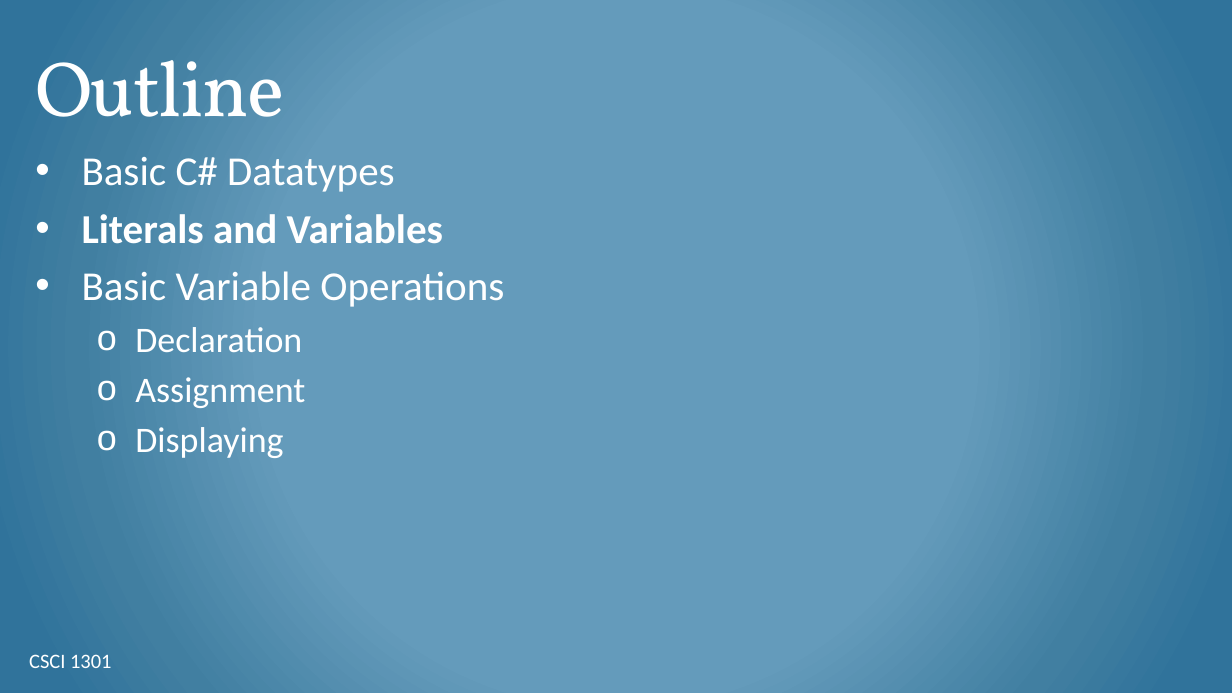
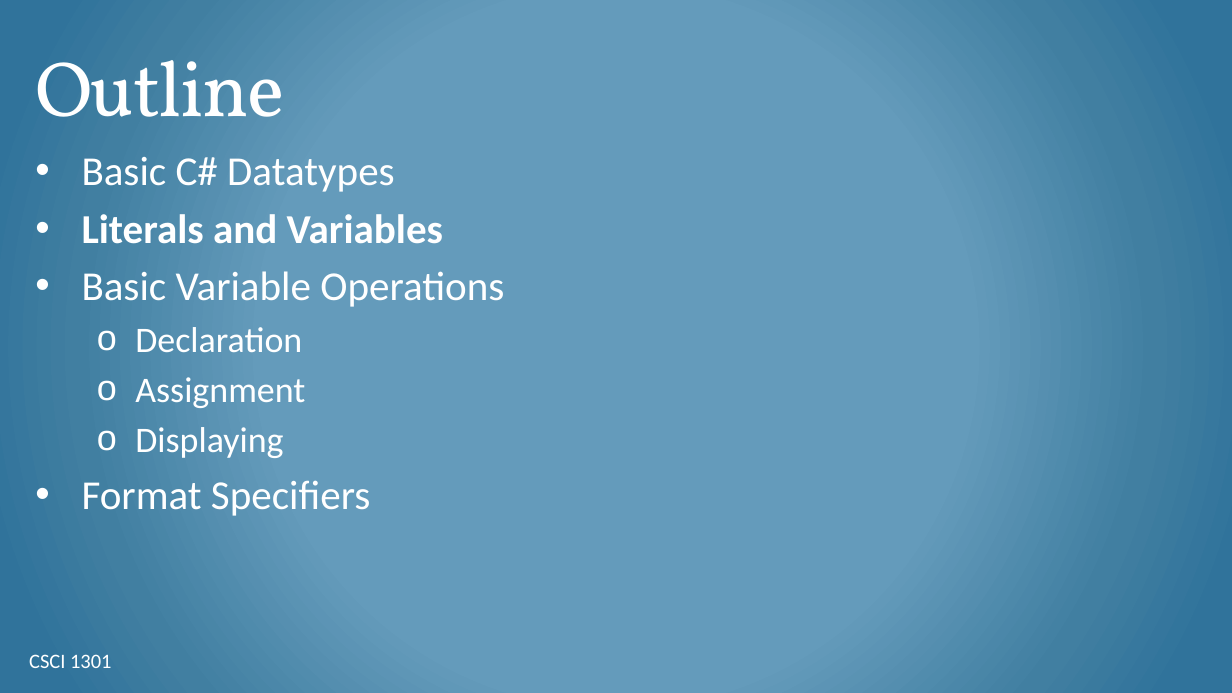
Before and after one commit to csci-1301/csci-1301.github.io, a slide deck: slide 6 of lectures/030_datatypes_and_variables/Datatypes-Variables.pptx. Drawn at 1232x693 pixels with LibreOffice and Linux fonts; fonts in the diff are those of the drawing; background and template pictures are left out. Boxes give left, top, right and bottom in pixels: in the first picture for what was removed or moved away, otherwise in the second. Text is boxed around its words. In the diff, an @@ line names an element or a change of style, - is before the commit and + after.

```diff
--- a/lectures/030_datatypes_and_variables/Datatypes-Variables.pptx
+++ b/lectures/030_datatypes_and_variables/Datatypes-Variables.pptx
@@ text at (82, 480, 371, 516): paragraph added @@
+• Format Specifiers
```
Also in this commit, not shown: 4 other slides changed, 4 slides added, 1 other file.
